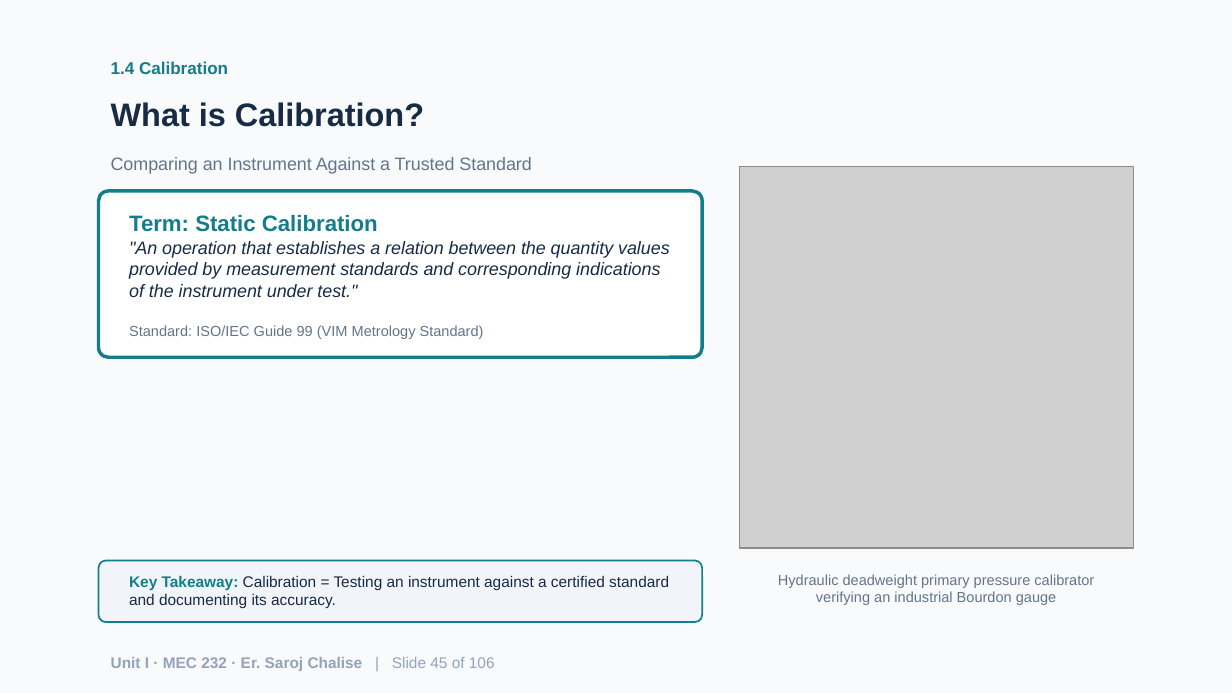
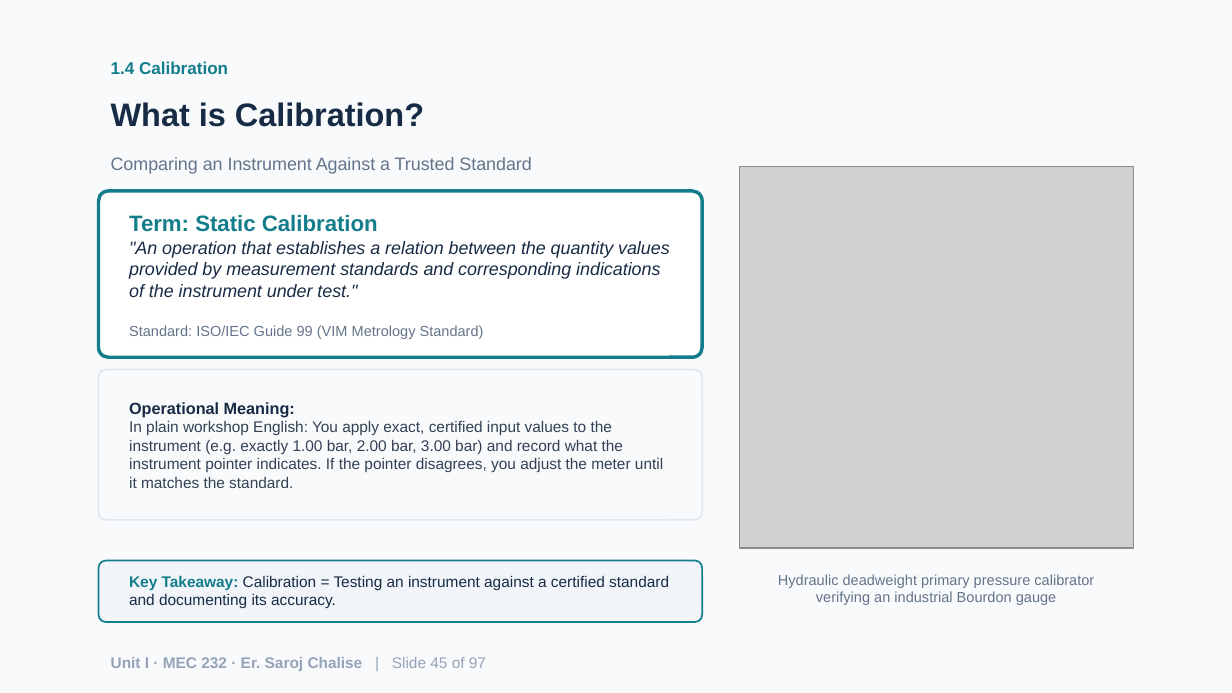
Before and after one commit to chalisesaroj/learnfromsaroj, a slide deck: slide 45 of Unit1_Fundamentals_of_Measurement_Systems.pptx. Drawn at 1232x693 pixels with LibreOffice and Linux fonts; fonts in the diff are those of the drawing; grey boxes stand for pictures. Boxes give left, top, right and bottom in pixels: in the first picture for what was removed or moved away, otherwise in the second. Text is boxed around its words. In the diff, an @@ line names an element or a change of style, - is before the commit and + after.

Commit message:
feat: extend presentation deck support to Unit II
- Expand PPTX export logic to support units I, II, and III
- Add comprehensive Unit II pedagogical architecture and asset list
- Update dynamic slide titling to use chapter unit identifiers

```diff
--- a/Unit1_Fundamentals_of_Measurement_Systems.pptx
+++ b/Unit1_Fundamentals_of_Measurement_Systems.pptx
@@ rounded rectangle added at (x1=99, y1=370, x2=702, y2=520), fill #F8FAFC, outline #E2E8F0 1 pt @@
@@ text added at (x1=129, y1=402, x2=663, y2=488), 9 pt, text #334155 @@
+Operational Meaning:
+In plain workshop English: You apply exact, certified input values to the instrument (e.g. exactly 1.00 bar, 2.00 bar, 3.00 bar) and record what the instrument pointer indicates. If the pointer disagrees, you adjust the meter until it matches the standard.
@@ text at (x1=111, y1=657, x2=486, y2=671): text changed @@
-Unit I · MEC 232 · Er. Saroj Chalise | Slide 45 of 106
+Unit I · MEC 232 · Er. Saroj Chalise | Slide 45 of 97
```
Also in this commit, not shown: 86 other slides changed, 9 slides added, 18 slides removed, 21 other files.
